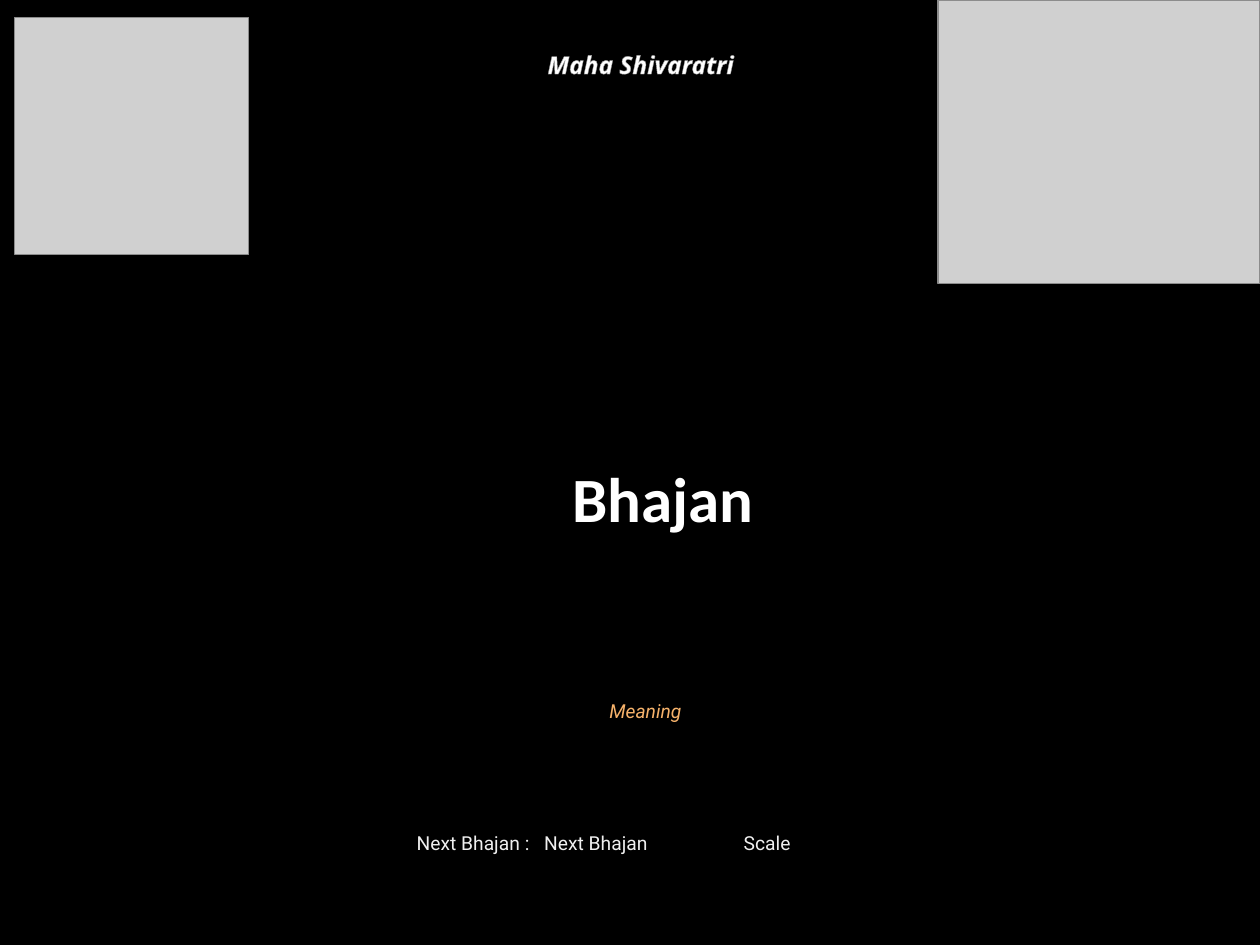
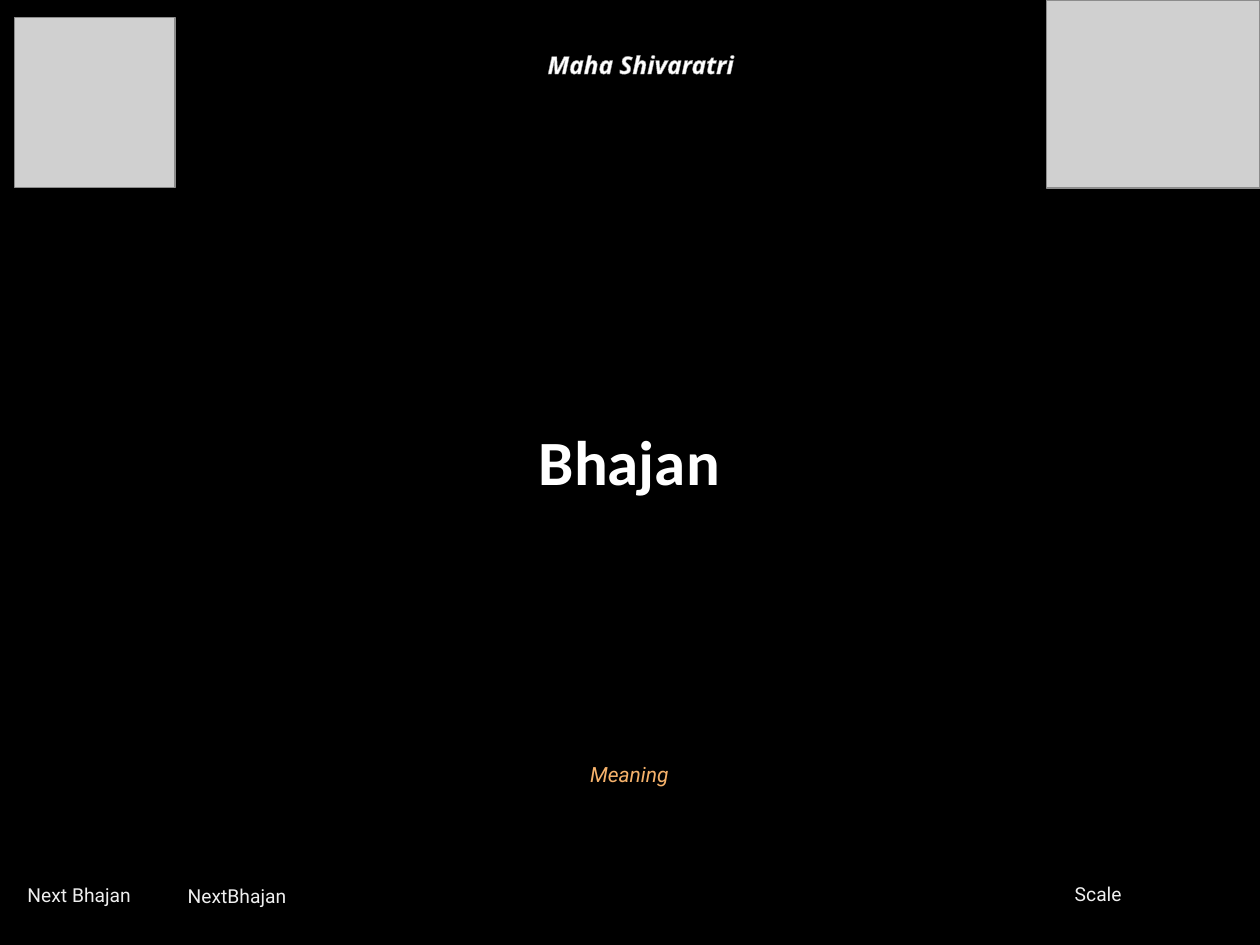
Before and after one commit to rkanadam/saibhajanmaker, a slide deck: slide 1 of WebContent/WEB-INF/templates/Shivaratri2019/master.pptx. Drawn at 1260x945 pixels with LibreOffice and Linux fonts; fonts in the diff are those of the drawing; grey boxes stand for pictures. Boxes give left, top, right and bottom in pixels: in the first picture for what was removed or moved away, otherwise in the second. Text is boxed around its words. In the diff, an @@ line names an element or a change of style, - is before the commit and + after.

Commit message:
Updating Shivaratri Deck

```diff
--- a/WebContent/WEB-INF/templates/Shivaratri2019/master.pptx
+++ b/WebContent/WEB-INF/templates/Shivaratri2019/master.pptx
@@ picture: place and size @@
-picture at (15, 18, 249, 255)
+picture at (15, 18, 175, 188)
@@ picture: place and size @@
-picture at (937, 0, 1260, 284)
+picture at (1046, 0, 1260, 188)
@@ text "Bhajan": place and size @@
-text "Bhajan" at (572, 477, 753, 533)
+text "Bhajan" at (539, 440, 720, 496)
@@ text "Meaning": place and size @@
-text "Meaning" at (609, 704, 681, 722)
+text "Meaning" at (590, 767, 668, 787)
@@ text "Meaning" at (590, 767, 668, 787): size 11 to 12 pt @@
@@ text at (27, 887, 131, 906): text changed @@
-Next Bhajan : Next Bhajan Scale
+Next Bhajan
@@ text added at (188, 888, 287, 907), 11 pt, text #EFEFEF @@
+NextBhajan
@@ text added at (1075, 886, 1122, 901), 11 pt, text #EFEFEF @@
+Scale
```
